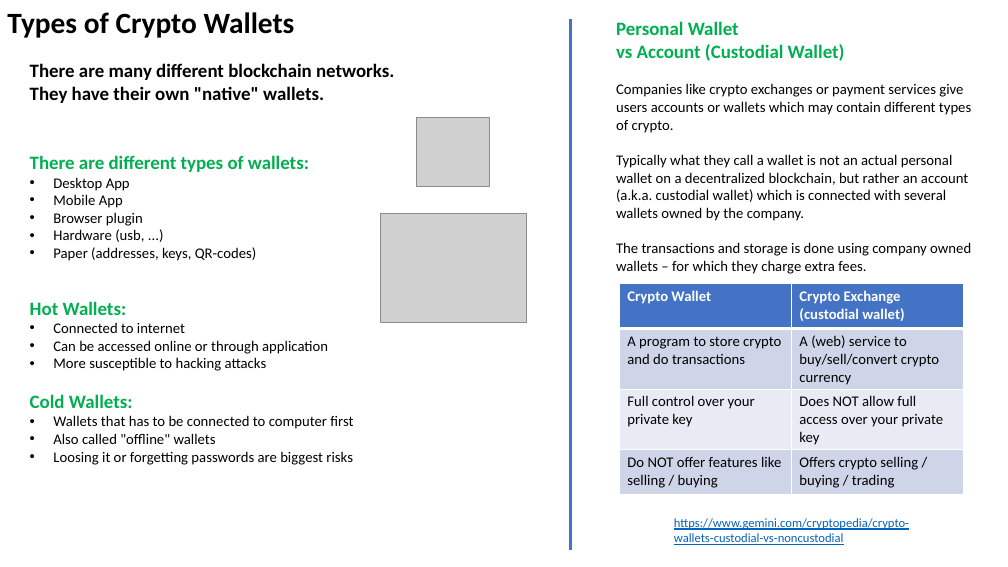
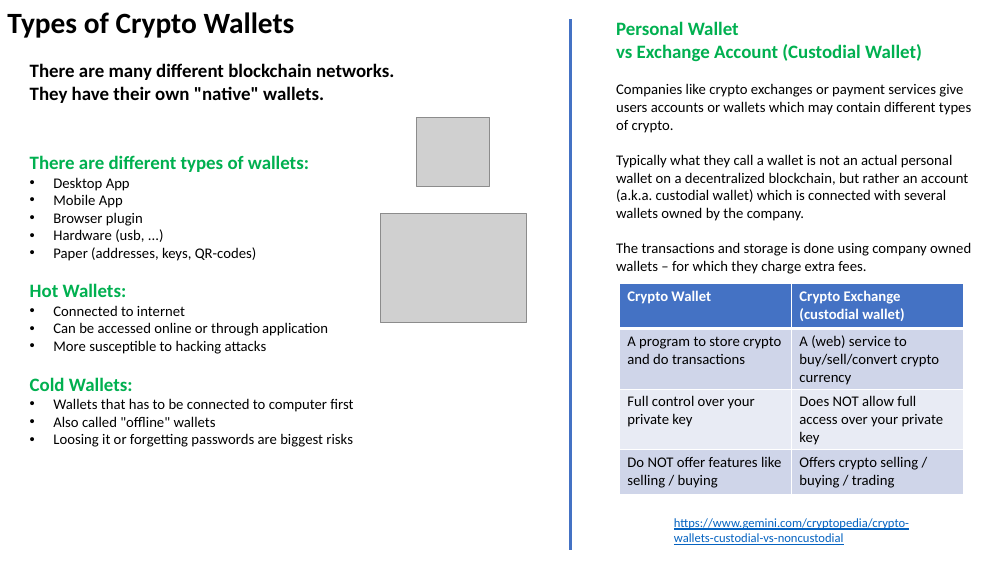
Before and after one commit to lselector/crypto, a slide deck: slide 2 of crypto_07_wallets.pptx. Drawn at 1008x567 pixels with LibreOffice and Linux fonts; fonts in the diff are those of the drawing; grey boxes stand for pictures. Boxes give left, top, right and bottom in pixels: in the first picture for what was removed or moved away, otherwise in the second. Text is boxed around its words. In the diff, an @@ line names an element or a change of style, - is before the commit and + after.

```diff
--- a/crypto_07_wallets.pptx
+++ b/crypto_07_wallets.pptx
@@ text at (x1=616, y1=44, x2=922, y2=62): text changed @@
-vs Account (Custodial Wallet)
+vs Exchange Account (Custodial Wallet)
@@ text "Hot Wallets:" moved from (x1=30, y1=301, x2=353, y2=465) to (x1=30, y1=283, x2=353, y2=447) @@
```
Also in this commit, not shown: 5 other slides changed, 1 slide added, 1 slide removed.
